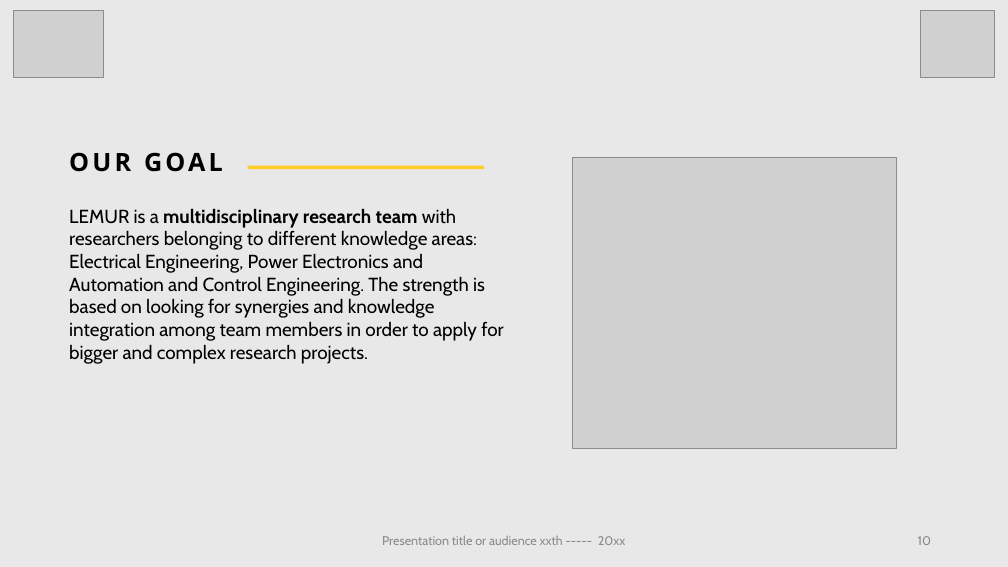
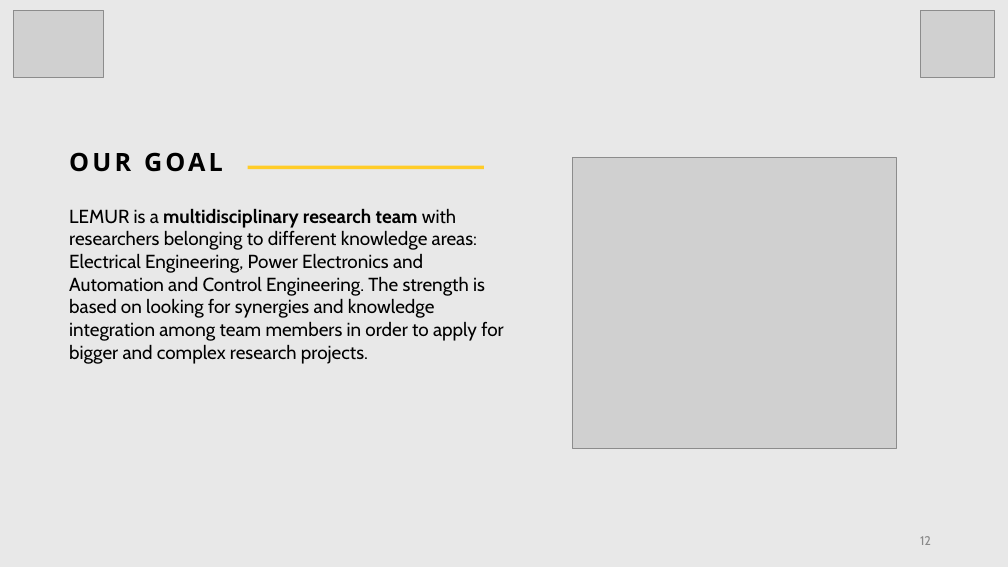
Before and after one commit to brmurray/apagon_april28, a slide deck: slide 12 of reports/Apragon_April28.pptx (slide 10 before the commit). Drawn at 1008x567 pixels with LibreOffice and Linux fonts; fonts in the diff are those of the drawing; grey boxes stand for pictures. Boxes give left, top, right and bottom in pixels: in the first picture for what was removed or moved away, otherwise in the second. Text is boxed around its words. In the diff, an @@ line names an element or a change of style, - is before the commit and + after.

```diff
--- a/reports/Apragon_April28.pptx
+++ b/reports/Apragon_April28.pptx
@@ text removed at [382,536,626,545] @@
-Presentation title or audience xxth ----- 20xx
@@ page number at [920,536,931,545]: text changed @@
-10
+12
```
Also in this commit, not shown: 12 other slides changed, 2 slides added, 12 other files.
